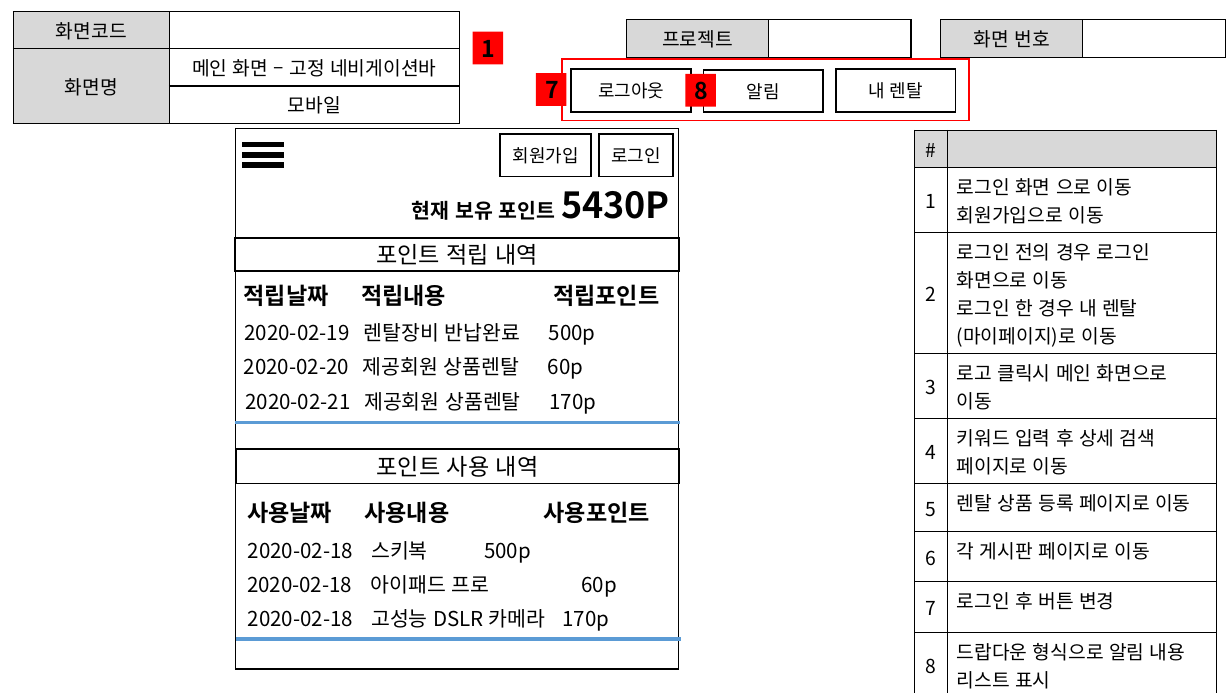
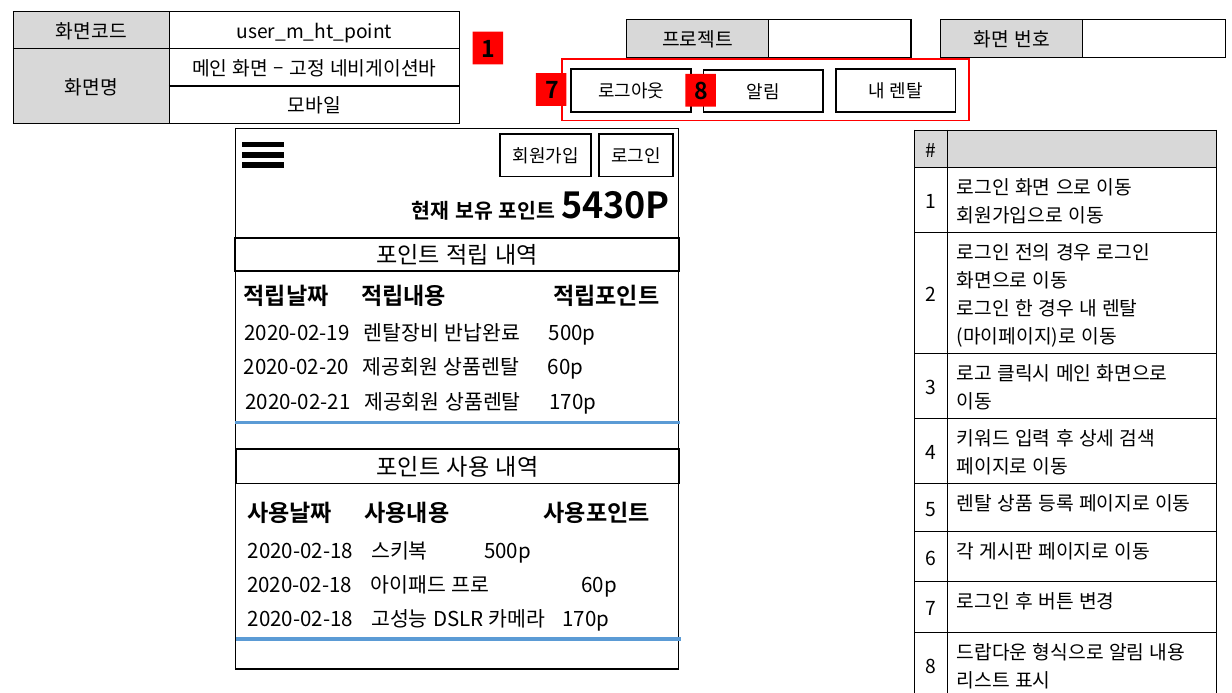
Before and after one commit to ezenteam2/RentalEquip, a slide deck: slide 10 of 0 발표용 파워포인트/project04 - 파워포인트 종합 - 현태.pptx. Drawn at 1232x693 pixels with LibreOffice and Linux fonts; fonts in the diff are those of the drawing. Boxes give left, top, right and bottom in pixels: in the first picture for what was removed or moved away, otherwise in the second. Text is boxed around its words. In the diff, an @@ line names an element or a change of style, - is before the commit and + after.

```diff
--- a/0 발표용 파워포인트/project04 - 파워포인트 종합 - 현태.pptx
+++ b/0 발표용 파워포인트/project04 - 파워포인트 종합 - 현태.pptx
@@ table at (13, 12, 459, 118) @@
-row 1, column 2: 
+row 1, column 2: user_m_ht_point
```
Also in this commit, not shown: 13 other slides changed, 1 other file.
